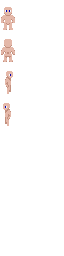
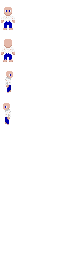
Before/after of a 64 x 256 layered artwork. What changed in the layer stack:
painted on "Hintergrund" over [1, 15, 15, 126]
